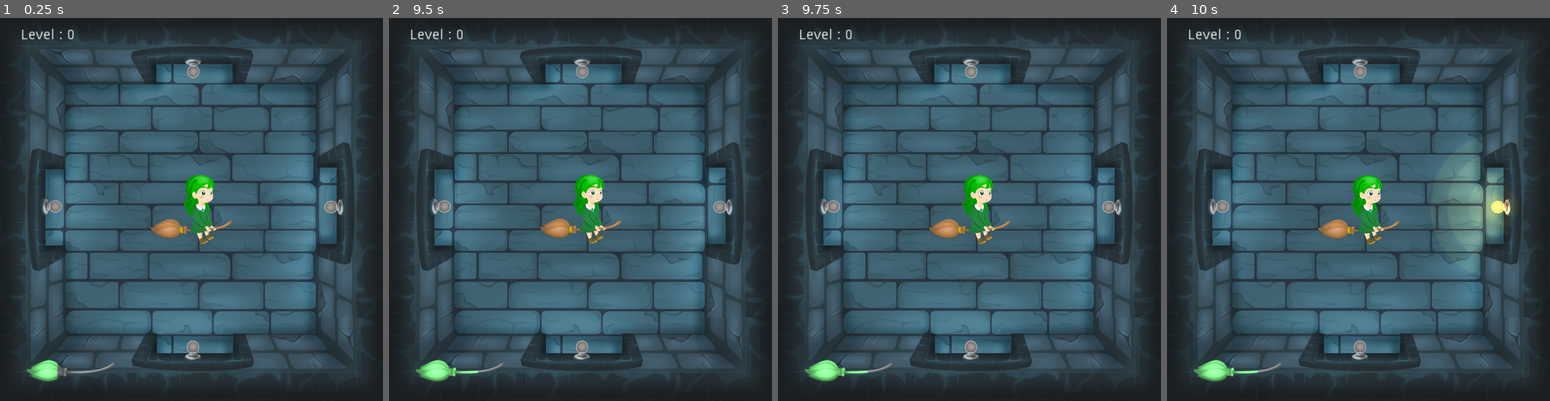
Above: before the commit, frames 1-4 (left to right).
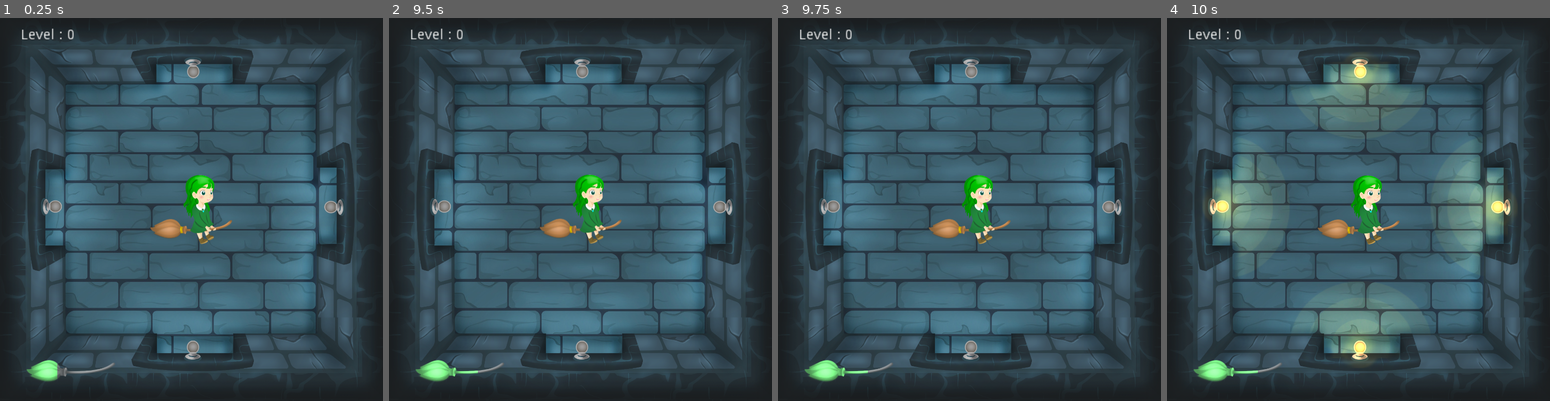
Above: after the commit, the same moments.

Repository: siconline/Ghost-Game
Game: Godot game, scene res://main_scene.tscn
Two runs of this game, one before a commit and one after it. Both use one fixed random seed, a clock stepped at 60 frames per second and the inputs below.
Inputs:
- Up to frame 1 (0.25 s): no input
- Up to frame 2 (9.5 s): tap Enter (ui_accept) at 0.5, 0.77, 1.52, 3.02, 3.77, 4.52, 6.02, 6.77, 7.52, 9.02 s; hold Right (ui_right) 0.53-1.28 s; hold Down (ui_down) 1.28-2.03 s; hold Right (ui_right) 2.03-2.78 s; hold Up (ui_up) 2.78-3.53 s; hold Left (ui_left) 3.53-5.03 s; hold Down (ui_down) 5.03-5.78 s; hold Right (ui_right) 5.78-6.53 s; hold Up (ui_up) 6.53-7.28 s; hold Right (ui_right) 7.28-8.03 s; hold Down (ui_down) 8.03-8.78 s; hold Left (ui_left) from 8.78 s (still down)
- Up to frame 3 (9.75 s): release Left (ui_left) at 9.53 s; hold Up (ui_up) from 9.53 s (still down)
- Up to frame 4 (10 s): keep holding Up (ui_up); tap Enter (ui_accept) at 9.77 s

Frames 1-3 are identical in both runs. In frame 4, 6.4% of the frame differs, in the area x 10-64%, y 9-90%.

Commit message:
modified gate and level system

Diff:
--- a/game/character/character.gd
+++ b/game/character/character.gd
@@ -50,7 +50,11 @@
 	elif self.position.x <= 0-100 || self.position.x >= 768+100:
 		movement = Vector2(0, 0)
 		light_off = true
-		score += 1
+		# MANAGE SCORE - only level up by light on
+		if get_node("../../main_scene/Light2D_right").enabled == true || get_node("../../main_scene/Light2D_left").enabled == true:
+			score += 1
+		else:
+			score -= 1
 		self.position.x = 768/2
 		ghost_speed += 10
 
@@ -77,7 +81,11 @@
 	elif self.position.y <= 0-100 || self.position.y >= 768+100:
 		movement = Vector2(0, 0)
 		light_off = true
-		score += 1
+		# MANAGE SCORE - only level up by light on
+		if get_node("../../main_scene/Light2D_up").enabled == true || get_node("../../main_scene/Light2D_down").enabled == true:
+			score += 1
+		else:
+			score -= 1
 		self.position.y = 768/2
 		ghost_speed += 10
 
--- a/game/main_scene.gd
+++ b/game/main_scene.gd
@@ -113,31 +113,39 @@
 
 	$character.playerInput = true
 
-	match light_state:
-		0:
-			$ghost.position.x = 768
-			$ghost.position.y = 768/2
-			$ghost.value = "left"
-			$Light2D_left.enabled = true
-			_set_jewel()
-		1:
-			$ghost.position.y = 768
-			$ghost.position.x = 768/2
-			$ghost.value = "up"
-			$Light2D_up.enabled = true
-			_set_jewel()
-		2:
-			$ghost.position.x = 0
-			$ghost.position.y = 768/2
-			$ghost.value = "right"
-			$Light2D_right.enabled = true
-			_set_jewel()
-		3:
-			$ghost.position.y = 0
-			$ghost.position.x = 768/2
-			$ghost.value = "down"
-			$Light2D_down.enabled = true
-			_set_jewel()
+	if $character.score == 0 :
+		$ghost.position.x = 1000
+		$ghost.position.y = 1000
+		$Light2D_left.enabled = true
+		$Light2D_up.enabled = true
+		$Light2D_right.enabled = true
+		$Light2D_down.enabled = true
+	else:
+		match light_state:
+			0:
+				$ghost.position.x = 768
+				$ghost.position.y = 768/2
+				$ghost.value = "left"
+				$Light2D_left.enabled = true
+				_set_jewel()
+			1:
+				$ghost.position.y = 768
+				$ghost.position.x = 768/2
+				$ghost.value = "up"
+				$Light2D_up.enabled = true
+				_set_jewel()
+			2:
+				$ghost.position.x = 0
+				$ghost.position.y = 768/2
+				$ghost.value = "right"
+				$Light2D_right.enabled = true
+				_set_jewel()
+			3:
+				$ghost.position.y = 0
+				$ghost.position.x = 768/2
+				$ghost.value = "down"
+				$Light2D_down.enabled = true
+				_set_jewel()
 
 	$ghost/CollisionShape2D.disabled = false
 	$ghost/Sprite.visible = true
--- a/game/main_scene.tscn
+++ b/game/main_scene.tscn
@@ -28,7 +28,7 @@
 "values": [ Color( 1, 1, 1, 0 ), Color( 1, 1, 1, 1 ), Color( 1, 1, 1, 1 ), Color( 1, 1, 1, 0 ) ]
 }
 
-[node name="main_scene" type="Node"]
+[node name="main_scene" type="Node" index="0"]
 
 script = ExtResource( 1 )
 
